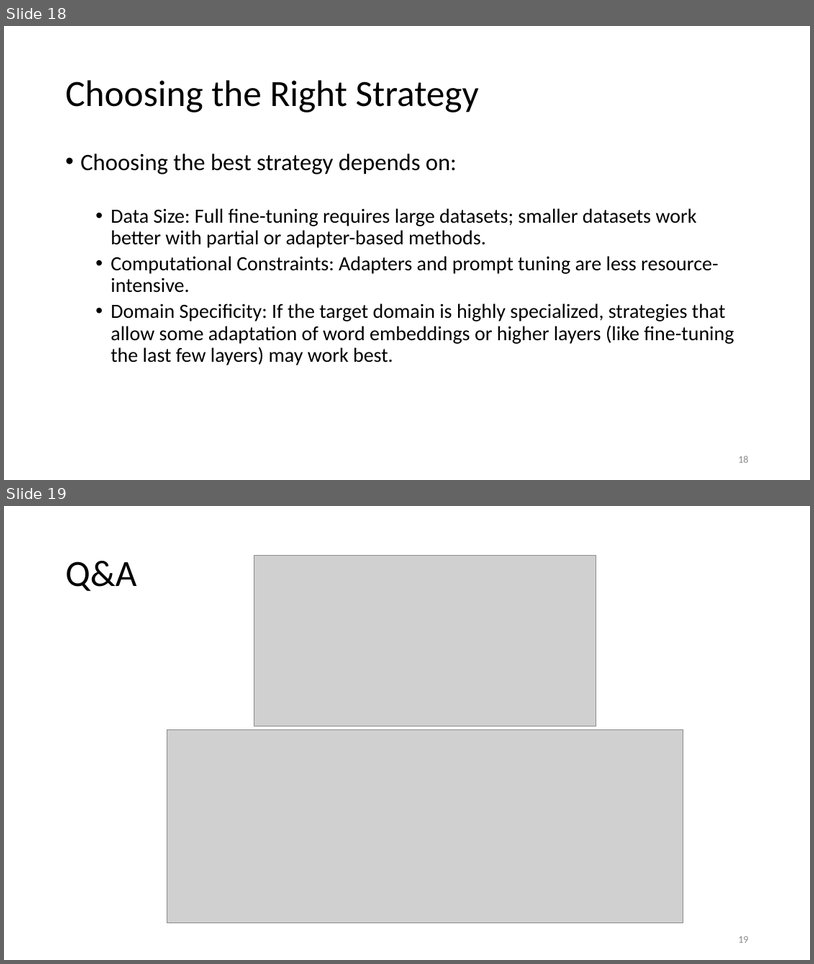
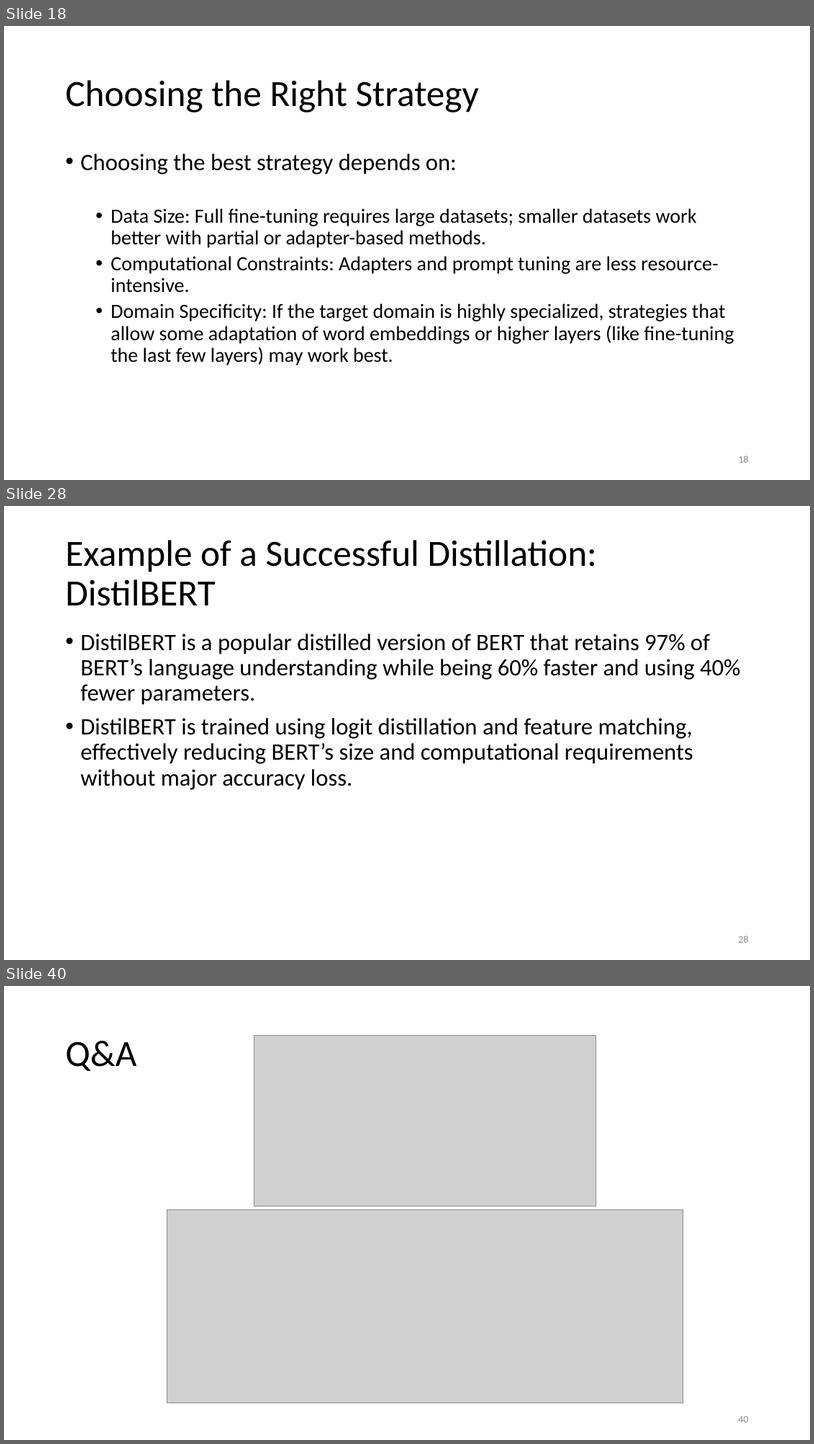
Before and after one commit to motazsaad/NLP-Seminar, a slide deck: slides/LLMs/Transfer learning (finetunning).pptx. Shown one above the other, each under a label of ours: slides 18 and 19 before the commit, slides 18, 28 and 40 after it; the slides between them are not shown. The pictures are 814x964 and 814x1444 pixels, drawn with LibreOffice and Linux fonts; fonts in the diff are those of the drawing; grey boxes stand for pictures. Boxes give left, top, right and bottom in pixels: in the first picture for what was removed or moved away, otherwise in the second. Text is boxed around its words. In the diff, an @@ line names an element or a change of style, - is before the commit and + after.

```diff
--- a/slides/LLMs/Transfer learning (finetunning).pptx
+++ b/slides/LLMs/Transfer learning (finetunning).pptx
@@ slide 28 added at <box>4,506,810,960</box>, background #FFFFFF @@
@@ title added at <box>65,540,597,606</box>, 44 pt, text #000000 @@
+Example of a Successful Distillation: DistilBERT
@@ text added at <box>80,633,741,790</box>, 28 pt, text #000000 @@
+• DistilBERT is a popular distilled version of BERT that retains 97% of BERT’s language understanding while being 60% faster and using 40% fewer parameters.
+• DistilBERT is trained using logit distillation and feature matching, effectively reducing BERT’s size and computational requirements without major accuracy loss.
@@ page number added at <box>738,935,748,942</box>, 12 pt, text #8C8C8C @@
+28
@@ what was slide 19 is now slide 40 @@
@@ page number at <box>738,1416,748,1422</box>: text changed @@
-19
+40
```
Also in this commit, not shown: 7 slides changed, 22 other slides added, 2 slides removed, 5 other files.
